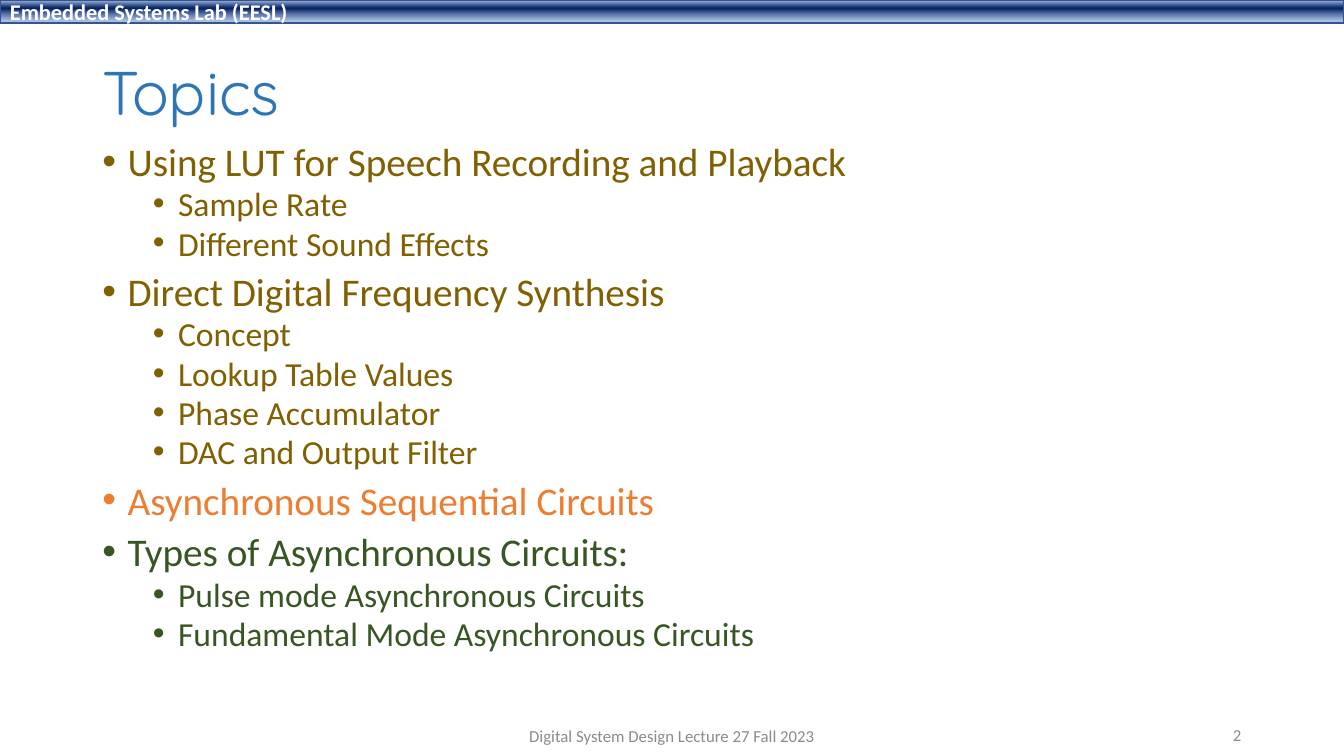
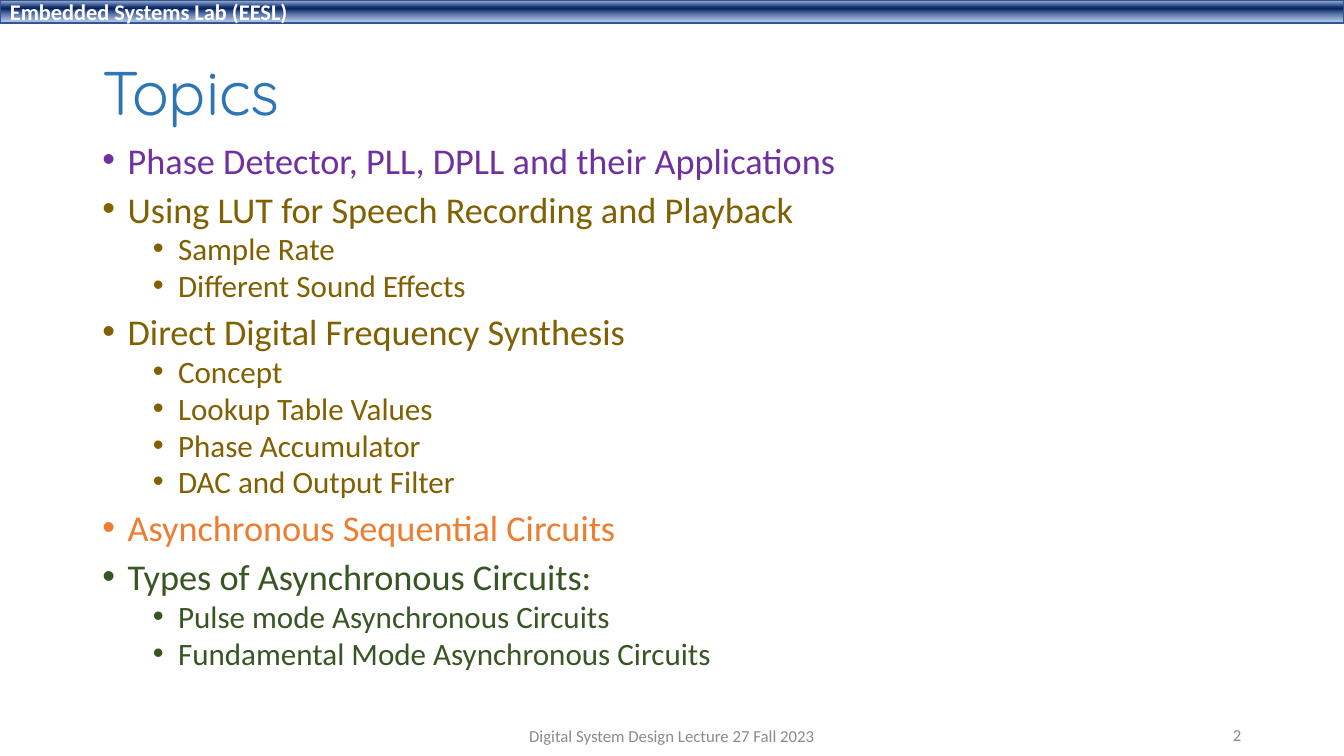
Before and after one commit to shahidmasud/shahidmasud.github.io, a slide deck: slide 2 of DSD_Lec27_Fall2023.ppsx. Drawn at 1344x756 pixels with LibreOffice and Linux fonts; fonts in the diff are those of the drawing; background and template pictures are left out. Boxes give left, top, right and bottom in pixels: in the first picture for what was removed or moved away, otherwise in the second. Text is boxed around its words. In the diff, an @@ line names an element or a change of style, - is before the commit and + after.

```diff
--- a/DSD_Lec27_Fall2023.ppsx
+++ b/DSD_Lec27_Fall2023.ppsx
@@ text at [128,149,835,180]: paragraph added @@
+• Phase Detector, PLL, DPLL and their Applications
@@ text at [128,197,793,670]: size 28 to 25.9 pt in "Using LUT for Speech Recording and Playback", "Direct Digital Frequency Synthesis", "Asynchronous Sequential Circuits", "Types of Asynchronous Circuits:"; size 24 to 22.2 pt in "Sample Rate", "Different Sound Effects", "Concept", "Lookup Table Values" and 4 more places @@
```
Also in this commit, not shown: 10 slides added, 1 other file.
